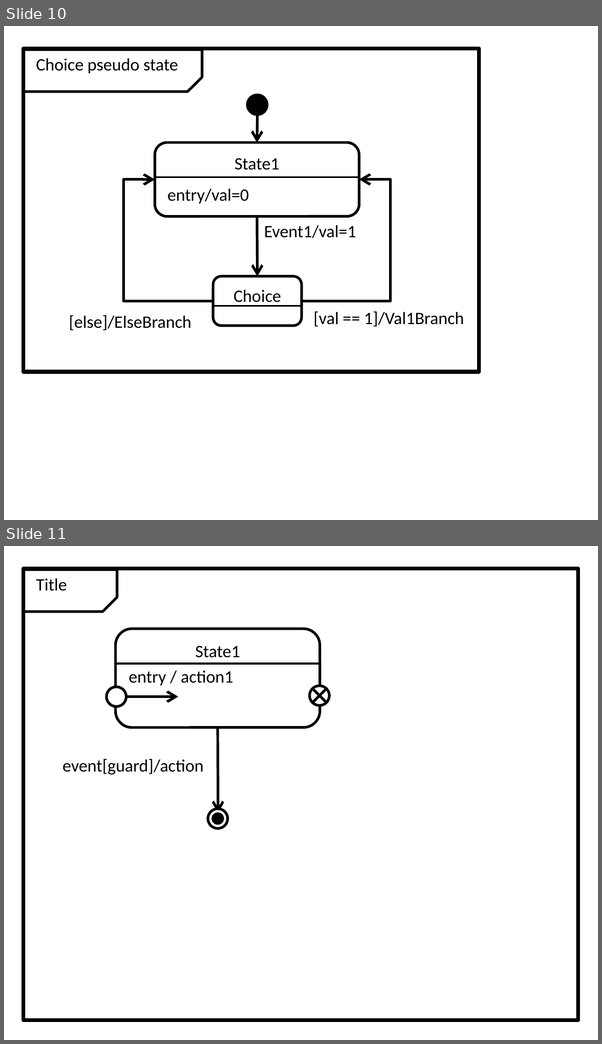
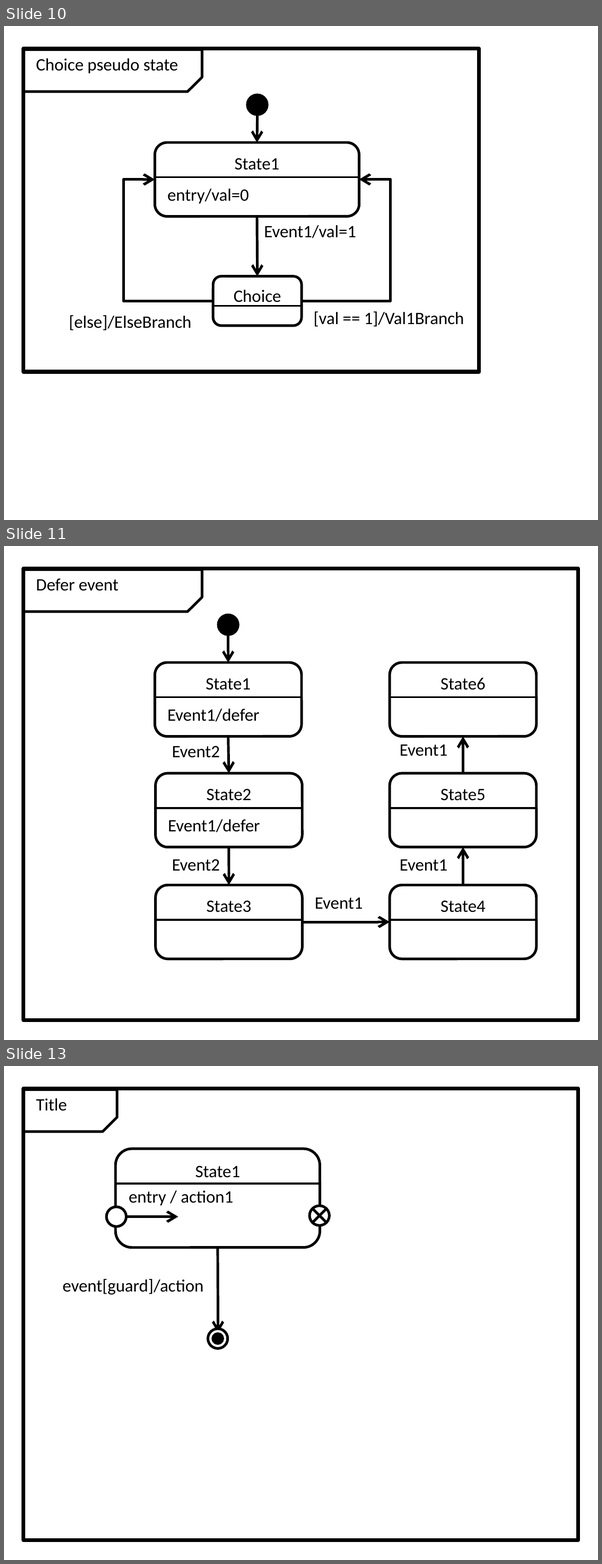
Before and after one commit to redboltz/cpp_sample, a slide deck: boost_training/msm/fig.pptx. Shown one above the other, each under a label of ours: slides 10 and 11 before the commit, slides 10, 11 and 13 after it; the slides between them are not shown. The pictures are 602x1044 and 602x1564 pixels, drawn with LibreOffice and Linux fonts; fonts in the diff are those of the drawing. Boxes give left, top, right and bottom in pixels: in the first picture for what was removed or moved away, otherwise in the second. Text is boxed around its words. In the diff, an @@ line names an element or a change of style, - is before the commit and + after.

Commit message:
Add defer event examples.

```diff
--- a/boost_training/msm/fig.pptx
+++ b/boost_training/msm/fig.pptx
@@ slide 11 added at (4,546,598,1040), background #FFFFFF @@
@@ rectangle added at (23,569,576,1020), outline #000000 2.25 pt @@
@@ snip rect added at (23,570,201,611), outline #000000 1.5 pt @@
@@ text added at (36,578,118,591), 10 pt, text #000000 @@
+Defer event
@@ ellipse added at (218,615,237,635), fill #000000, outline #000000 1.5 pt @@
@@ arrow added from (227, 635) to (227, 663), #000000 1.5 pt @@
@@ rounded rectangle added at (155,663,301,737), outline #000000 1.5 pt, 10 pt, text #000000 @@
+State1
@@ rounded rectangle added at (389,663,536,737), outline #000000 1.5 pt, 10 pt, text #000000 @@
+State6
@@ line added from (156, 698) to (300, 698), #000000 1 pt @@
@@ line added from (389, 698) to (535, 698), #000000 1 pt @@
@@ text added at (167,709,259,722), 10 pt, text #000000 @@
+Event1/defer
@@ text added at (172,746,220,758), 10 pt, text #000000 @@
+Event2
@@ arrow added from (227, 737) to (229, 773), #000000 1.5 pt @@
@@ text added at (399,744,448,756), 10 pt, text #000000 @@
+Event1
@@ arrow added from (462, 773) to (462, 737), #000000 1.5 pt @@
@@ rounded rectangle added at (156,773,303,847), outline #000000 1.5 pt, 10 pt, text #000000 @@
+State2
@@ rounded rectangle added at (389,773,536,847), outline #000000 1.5 pt, 10 pt, text #000000 @@
+State5
@@ line added from (156, 808) to (301, 808), #000000 1 pt @@
@@ line added from (389, 808) to (535, 808), #000000 1 pt @@
@@ text added at (168,819,259,833), 10 pt, text #000000 @@
+Event1/defer
@@ arrow added from (229, 847) to (229, 885), #000000 1.5 pt @@
@@ arrow added from (462, 885) to (462, 847), #000000 1.5 pt @@
@@ text added at (172,859,220,871), 10 pt, text #000000 @@
+Event2
@@ text added at (399,859,448,871), 10 pt, text #000000 @@
+Event1
@@ rounded rectangle added at (156,885,303,959), outline #000000 1.5 pt, 10 pt, text #000000 @@
+State3
@@ rounded rectangle added at (389,885,536,959), outline #000000 1.5 pt, 10 pt, text #000000 @@
+State4
@@ text added at (315,897,363,910), 10 pt, text #000000 @@
+Event1
@@ line added from (156, 920) to (301, 920), #000000 1 pt @@
@@ arrow added from (301, 922) to (389, 922), #000000 1.5 pt @@
@@ line added from (389, 920) to (535, 920), #000000 1 pt @@
@@ what was slide 11 is now slide 13 @@
```
Also in this commit, not shown: 1 other slide added, 4 other files.
